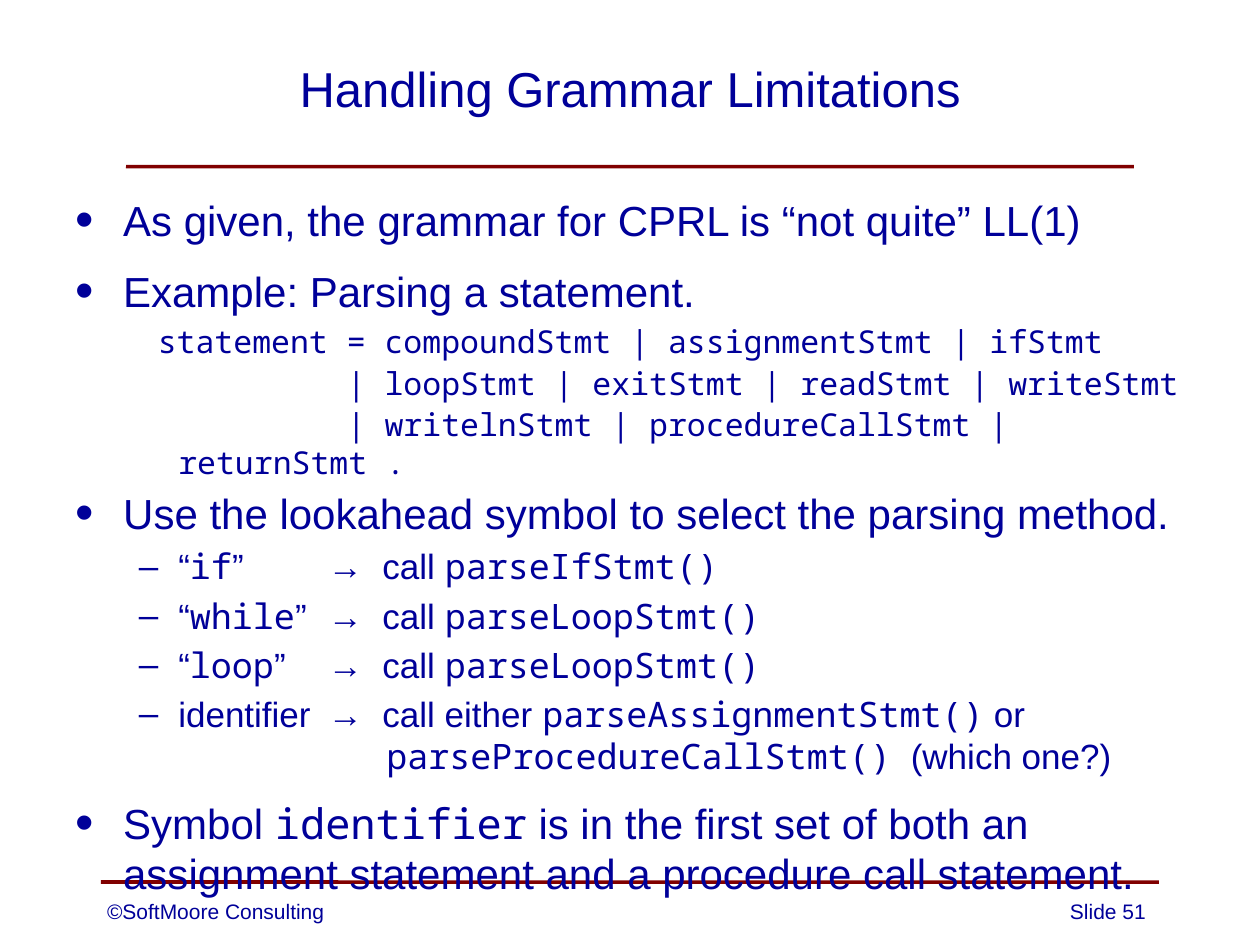
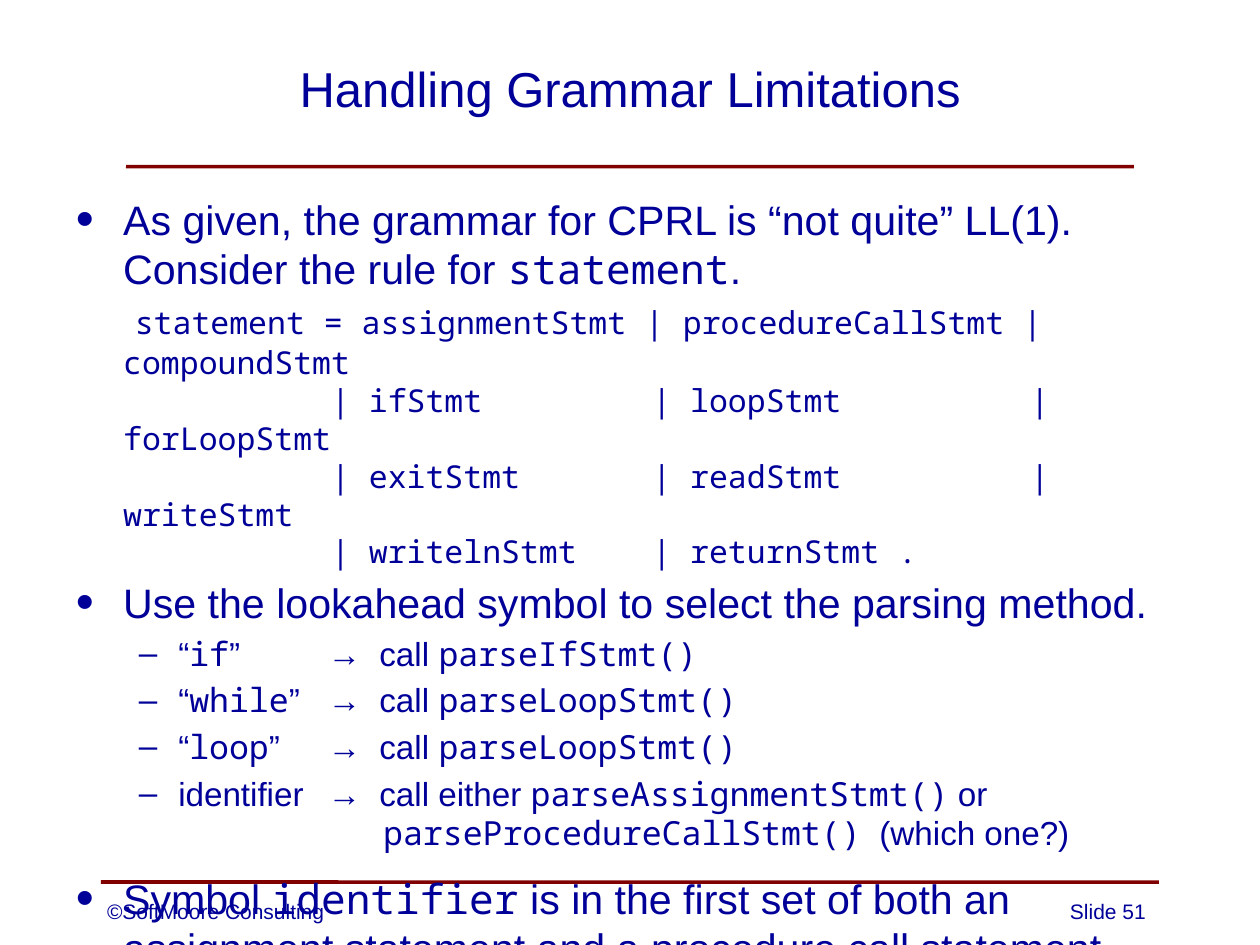
Before and after one commit to SoftMoore/CPRL-Java-4th, a slide deck: slide 51 of PowerPoints/06 - Syntax Analysis.pptx. Drawn at 1260x945 pixels with LibreOffice and Linux fonts; fonts in the diff are those of the drawing. Boxes give left, top, right and bottom in pixels: in the first picture for what was removed or moved away, otherwise in the second. Text is boxed around its words. In the diff, an @@ line names an element or a change of style, - is before the commit and + after.

```diff
--- a/PowerPoints/06 - Syntax Analysis.pptx
+++ b/PowerPoints/06 - Syntax Analysis.pptx
@@ text at box(123, 205, 1072, 564): text changed @@
-• As given, the grammar for CPRL is “not quite” LL(1)
-• Example: Parsing a statement.
-  statement = compoundStmt | assignmentStmt | ifStmt
-  | loopStmt | exitStmt | readStmt | writeStmt
-  | writelnStmt | procedureCallStmt | returnStmt .
+• As given, the grammar for CPRL is “not quite” LL(1). Consider the rule for statement.
+  statement = assignmentStmt | procedureCallStmt | compoundStmt
+  | ifStmt | loopStmt | forLoopStmt
+  | exitStmt | readStmt | writeStmt
+  | writelnStmt | returnStmt .
@@ text at box(123, 588, 1147, 924): size 24 to 23.5 pt in "Use the lookahead symbol to select the ...", "Symbol identifier is in the first set ..."; size 20 to 19 pt in "“if” → call parseIfStmt()", "“while” → call parseLoopStmt()", "“loop” → call parseLoopStmt()", "identifier → call either parseAssignmentStmt() or parseProce ..." @@
```
Also in this commit, not shown: 1 other slide changed.
